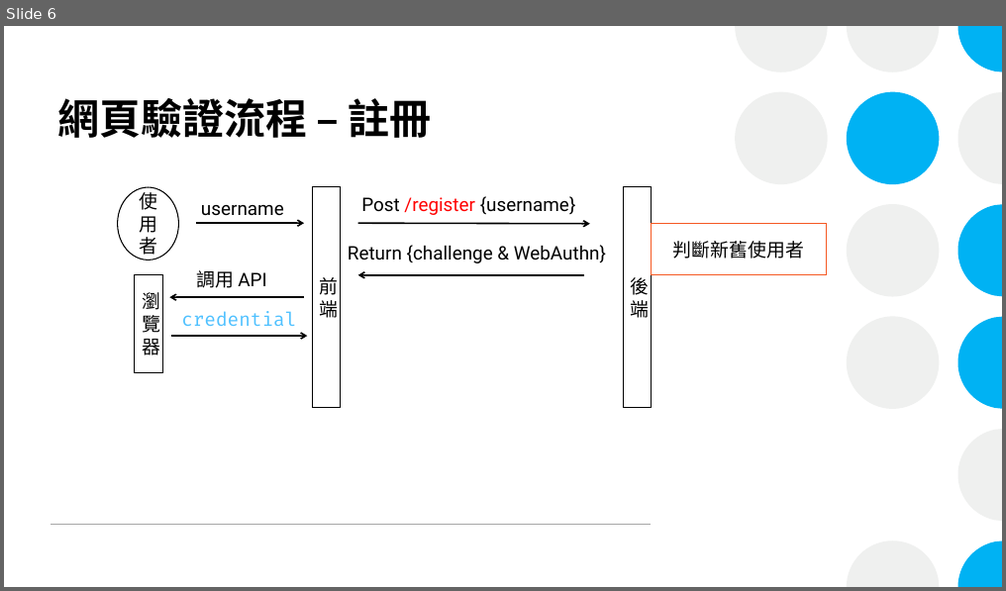
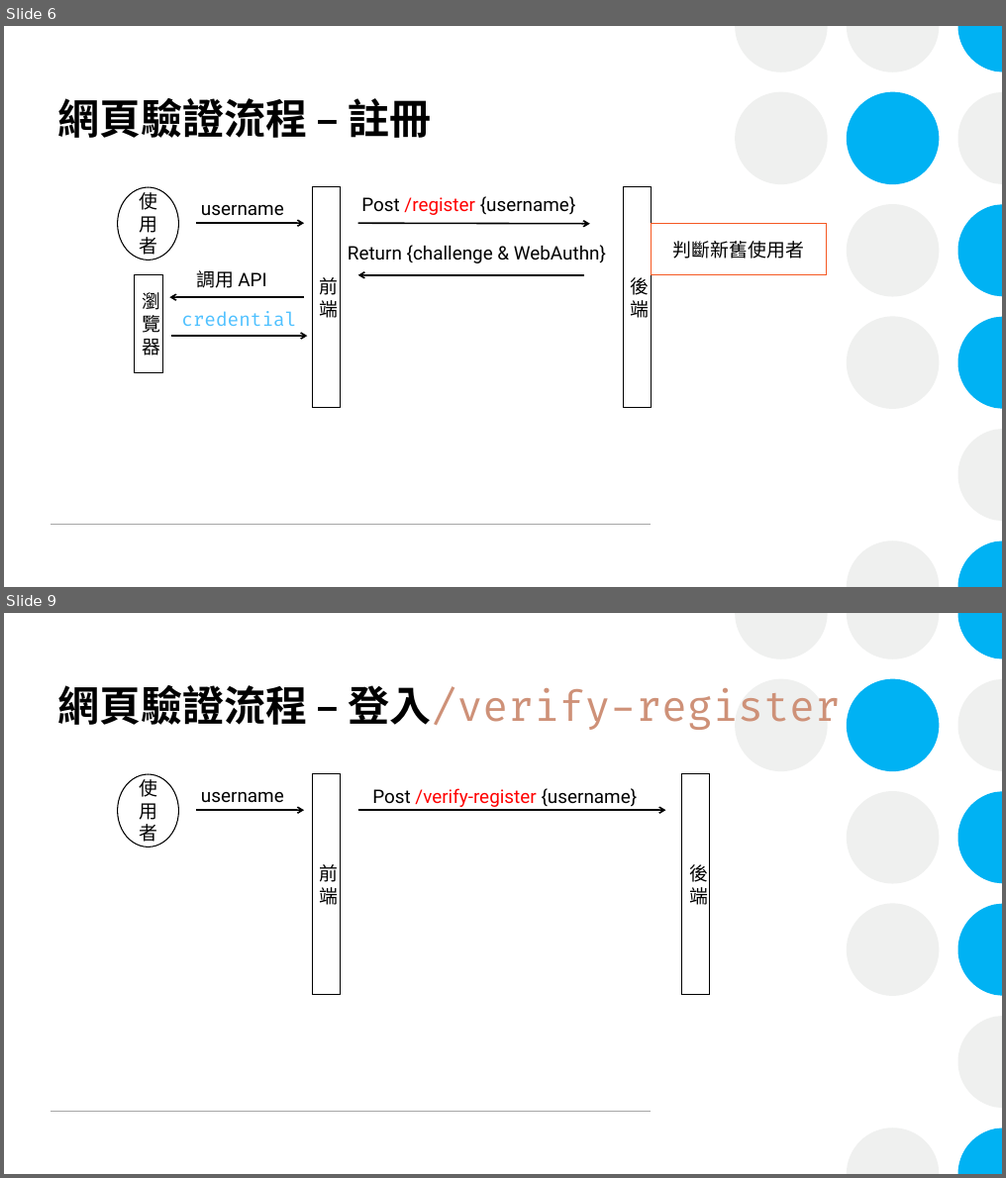
Before and after one commit to xiangerwu/Homework_Fido2, a slide deck: Fido2_Demo介紹.pptx. Shown one above the other, each under a label of ours: slide 6 before the commit, slides 6 and 9 after it; the slides between them are not shown. The pictures are 1006x591 and 1006x1178 pixels, drawn with LibreOffice and Linux fonts; fonts in the diff are those of the drawing. Boxes give left, top, right and bottom in pixels: in the first picture for what was removed or moved away, otherwise in the second. Text is boxed around its words. In the diff, an @@ line names an element or a change of style, - is before the commit and + after.

```diff
--- a/Fido2_Demo介紹.pptx
+++ b/Fido2_Demo介紹.pptx
@@ slide 9 added at box(4, 613, 1002, 1174), background #FFFFFF; not listed: 14 template elements that a slide beside it also shows @@
@@ title added at box(57, 685, 841, 730), 40 pt, text #CE9178 @@
+網頁驗證流程 – 登入/verify-register
@@ ellipse added at box(118, 774, 179, 848), fill #FFFFFF, outline #000000 1 pt, 18 pt, text #000000 @@
+使用者
@@ rectangle added at box(313, 774, 341, 995), fill #FFFFFF, outline #000000 1 pt, 18 pt, text #000000 @@
+前端
@@ text added at box(372, 788, 638, 807), 18 pt, text #FF0000 @@
+Post /verify-register {username}
@@ rectangle added at box(682, 774, 710, 995), fill #FFFFFF, outline #000000 1 pt, 18 pt, text #000000 @@
+後端
@@ arrow added from (196, 810) to (304, 810), #000000 1.5 pt @@
@@ text added at box(201, 792, 284, 803), 18 pt, text #000000 @@
+username
@@ arrow added from (358, 810) to (665, 810), #000000 1.5 pt @@
```
Also in this commit, not shown: 5 slides changed, 6 other slides added.
